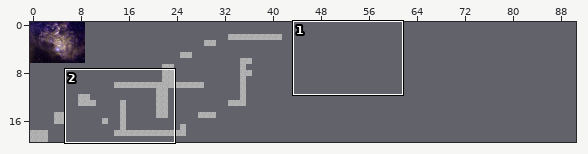
Two versions of a level (Tiled map, data/level1.tmx). Above: a wide view before the commit, with the close-up outlined.
Close-up. First the earlier version:
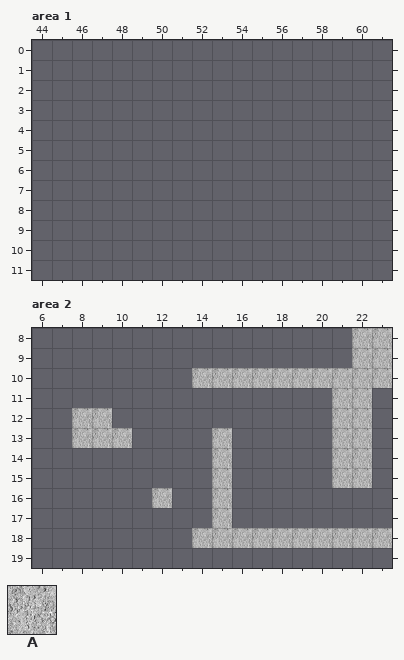
Cells are 70x70 px. Shown: area 1 x 44..61, y 0..11; area 2 x 6..23, y 8..19. The commit also changed other parts of the map, which this record leaves out.
Key: from "moon": A 2.
_ is an empty cell.
Layer "Collision" before, area 2, first column x 6:
 8 ________________AA
 9 ________________AA
10 ________AAAAAAAAAA
11 _______________AA_
12 __AA___________AA_
13 __AAA____A_____AA_
14 _________A_____AA_
15 _________A_____AA_
16 ______A__A________
17 _________A________
18 ________AAAAAAAAAA
19 __________________
The result:
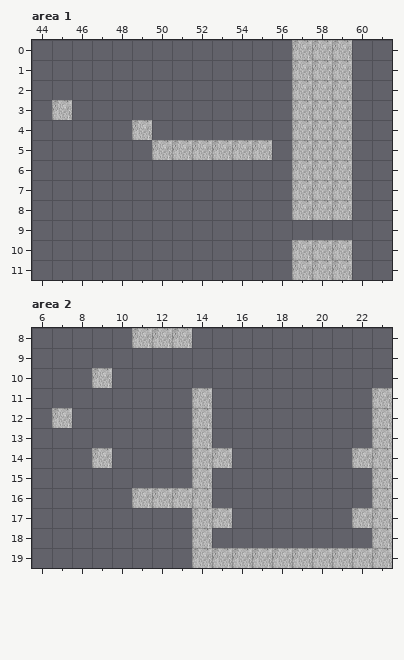
Change:
Layer "Collision", area 1:
y 0..2: x 57..59 ___ -> AAA
y 3: x 45 _ -> A; x 57..59 ___ -> AAA
y 4: x 49 _ -> A; x 57..59 ___ -> AAA
y 5: x 50..55 ______ -> AAAAAA; x 57..59 ___ -> AAA
y 6..8: x 57..59 ___ -> AAA
y 10..11: x 57..59 ___ -> AAA
Layer "Collision", area 2:
y 8: x 11..13 ___ -> AAA; x 22..23 AA -> __
y 9: x 22..23 AA -> __
y 10: x 9 _ -> A; x 14..23 AAAAAAAAAA -> __________
y 11: x 14 _ -> A; x 21..23 AA_ -> __A
y 12: x 7..9 _AA -> A__; x 14 _ -> A; x 21..23 AA_ -> __A
y 13: x 8..10 AAA -> ___; x 14..15 _A -> A_; x 21..23 AA_ -> __A
y 14: x 9 _ -> A; x 14 _ -> A; x 21 A -> _; x 23 _ -> A
y 15: x 14..15 _A -> A_; x 21..23 AA_ -> __A
y 16: x 11 _ -> A; x 13..15 __A -> AA_; x 23 _ -> A
y 17: x 14 _ -> A; x 22..23 __ -> AA
y 18: x 15..22 AAAAAAAA -> ________
y 19: x 14..23 __________ -> AAAAAAAAAA
